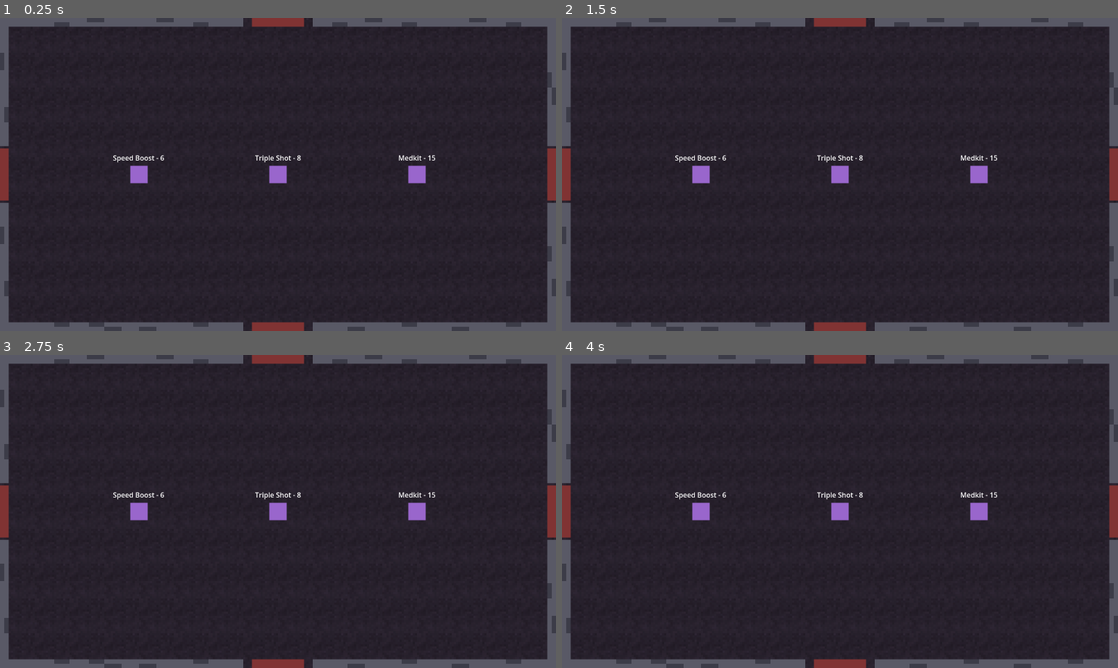
Above: before the commit, frames 1-4 (two rows, left to right).
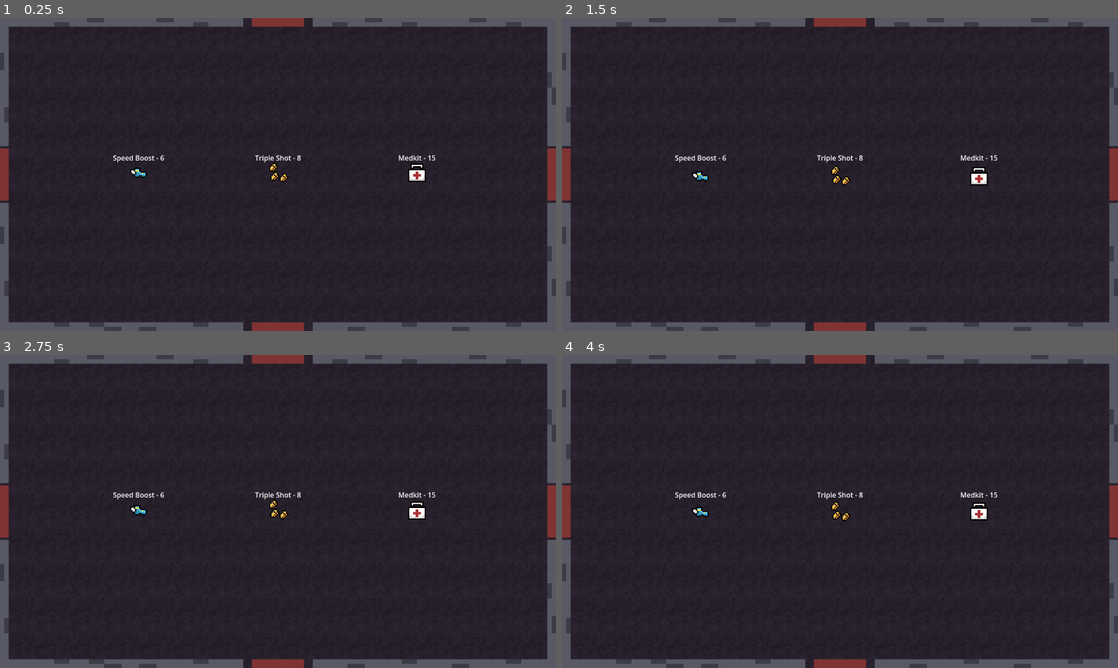
Above: after the commit, the same moments.

Repository: s4hlo/movie-jam
Game: Godot game, scene res://scenes/rooms/room_shop.tscn
Two runs of this game, one before a commit and one after it. Both use one fixed random seed, a clock stepped at 60 frames per second and the inputs below. This scene is started directly instead of the project's main scene.
Inputs (mouse positions are in pixels of both pictures, inside the frame that each line leads up to):
- Up to frame 1 (0.25 s): no input
- Up to frame 2 (1.5 s): move the mouse to (962, 158) at 0.52 s; hold D (move_right) 0.53-1.28 s; tap E (interact) at 0.6 s; move the mouse to (728, 190) at 1.27 s; hold S (move_down) from 1.28 s (still down); click (728, 190) at 1.35 s
- Up to frame 3 (2.75 s): move the mouse to (333, 442) at 2.02 s; release S (move_down) at 2.03 s; hold D (move_right) from 2.03 s (still down); tap E (interact) at 2.1 s
- Up to frame 4 (4 s): move the mouse to (812, 574) at 2.77 s; release D (move_right) at 2.78 s; hold W (move_up) 2.78-3.53 s; click (812, 574) at 2.85 s; move the mouse to (1006, 558) at 3.52 s; hold A (move_left) from 3.53 s (still down); tap E (interact) at 3.6 s

The runs differ from the first frame. In frame 1, 0.6% of the frame differs, in the area x 23-77%, y 46-53%; in frame 2, 0.6%, in the area x 23-77%, y 47-54%; in frame 3, 0.6%; in frame 4, 0.6%.

Commit message:
Sprites dos itens implementados na loja do jogo

Diff:
--- a/scenes/rooms/room_shop.tscn
+++ b/scenes/rooms/room_shop.tscn
@@ -1,8 +1,8 @@
-[gd_scene format=4]
+[gd_scene format=4 uid="uid://b66ivlhkfgl86"]
 
-[ext_resource type="Script" path="res://scripts/room_shop.gd" id="1"]
-[ext_resource type="Texture2D" path="res://assets/tilemap_moviejam.png" id="2_ps7y8"]
-[ext_resource type="PackedScene" path="res://scenes/shop_pedestal.tscn" id="3_pedestal"]
+[ext_resource type="Script" uid="uid://y3wwngx6lc2e" path="res://scripts/room_shop.gd" id="1"]
+[ext_resource type="Texture2D" uid="uid://c2r5sc8nwsh3a" path="res://assets/tilemap_moviejam.png" id="2_ps7y8"]
+[ext_resource type="PackedScene" uid="uid://bmm114xsjofol" path="res://scenes/shop_pedestal.tscn" id="3_pedestal"]
 
 [sub_resource type="TileSetAtlasSource" id="TileSetAtlasSource_xb5b7"]
 texture = ExtResource("2_ps7y8")
@@ -39,72 +39,72 @@
 [sub_resource type="RectangleShape2D" id="v_seg"]
 size = Vector2(20, 300)
 
-[node name="Room" type="Node2D"]
+[node name="Room" type="Node2D" unique_id=19474617]
 script = ExtResource("1")
 
-[node name="Floor" type="TileMapLayer" parent="."]
+[node name="Floor" type="TileMapLayer" parent="." unique_id=251593711]
 scale = Vector2(5, 5)
 tile_map_data = PackedByteArray("AAAAAAAAAAABAAEAAAABAAAAAAABAAEAAAABAAEAAAABAAEAAAACAAEAAAABAAEAAAADAAIAAAABAAEAAAAEAA …(2224 unchanged characters)…
 tile_set = SubResource("TileSet_6egnj")
 
-[node name="WallNorthLeft" type="StaticBody2D" parent="."]
+[node name="WallNorthLeft" type="StaticBody2D" parent="." unique_id=328152207]
 position = Vector2(290, 10)
 
-[node name="Collision" type="CollisionShape2D" parent="WallNorthLeft"]
+[node name="Collision" type="CollisionShape2D" parent="WallNorthLeft" unique_id=1982206676]
 shape = SubResource("h_seg")
 
-[node name="WallNorthRight" type="StaticBody2D" parent="."]
+[node name="WallNorthRight" type="StaticBody2D" parent="." unique_id=1198784436]
 position = Vector2(990, 10)
 
-[node name="Collision" type="CollisionShape2D" parent="WallNorthRight"]
+[node name="Collision" type="CollisionShape2D" parent="WallNorthRight" unique_id=101582878]
 shape = SubResource("h_seg")
 
-[node name="WallSouthLeft" type="StaticBody2D" parent="."]
+[node name="WallSouthLeft" type="StaticBody2D" parent="." unique_id=145591510]
 position = Vector2(290, 710)
 
-[node name="Collision" type="CollisionShape2D" parent="WallSouthLeft"]
+[node name="Collision" type="CollisionShape2D" parent="WallSouthLeft" unique_id=1644705639]
 shape = SubResource("h_seg")
 
-[node name="WallSouthRight" type="StaticBody2D" parent="."]
+[node name="WallSouthRight" type="StaticBody2D" parent="." unique_id=1802949932]
 position = Vector2(990, 710)
 
-[node name="Collision" type="CollisionShape2D" parent="WallSouthRight"]
+[node name="Collision" type="CollisionShape2D" parent="WallSouthRight" unique_id=1314846641]
 shape = SubResource("h_seg")
 
-[node name="WallEastTop" type="StaticBody2D" parent="."]
+[node name="WallEastTop" type="StaticBody2D" parent="." unique_id=346677464]
 position = Vector2(1270, 150)
 
-[node name="Collision" type="CollisionShape2D" parent="WallEastTop"]
+[node name="Collision" type="CollisionShape2D" parent="WallEastTop" unique_id=600583433]
 shape = SubResource("v_seg")
 
-[node name="WallEastBottom" type="StaticBody2D" parent="."]
+[node name="WallEastBottom" type="StaticBody2D" parent="." unique_id=1772581518]
 position = Vector2(1270, 570)
 
-[node name="Collision" type="CollisionShape2D" parent="WallEastBottom"]
+[node name="Collision" type="CollisionShape2D" parent="WallEastBottom" unique_id=2079356197]
 shape = SubResource("v_seg")
 
-[node name="WallWestTop" type="StaticBody2D" parent="."]
+[node name="WallWestTop" type="StaticBody2D" parent="." unique_id=1638960828]
 position = Vector2(10, 150)
 
-[node name="Collision" type="CollisionShape2D" parent="WallWestTop"]
+[node name="Collision" type="CollisionShape2D" parent="WallWestTop" unique_id=1045716906]
 shape = SubResource("v_seg")
 
-[node name="WallWestBottom" type="StaticBody2D" parent="."]
+[node name="WallWestBottom" type="StaticBody2D" parent="." unique_id=1723150993]
 position = Vector2(10, 570)
 
-[node name="Collision" type="CollisionShape2D" parent="WallWestBottom"]
+[node name="Collision" type="CollisionShape2D" parent="WallWestBottom" unique_id=732713220]
 shape = SubResource("v_seg")
 
-[node name="Walls" type="TileMapLayer" parent="."]
+[node name="Walls" type="TileMapLayer" parent="." unique_id=575202815]
 scale = Vector2(5, 5)
 tile_map_data = PackedByteArray("AAAPAAAAAAAFAAIAAAAAAAAAAAAFAAIAAGAAAAgAAAAFAAIAADAPAAgAAAAFAAIAAFAOAAAAAAAFAAEAAAANAA …(560 unchanged characters)…
 tile_set = SubResource("TileSet_6egnj")
 
-[node name="ShopPedestal1" parent="." instance=ExtResource("3_pedestal")]
+[node name="ShopPedestal1" parent="." unique_id=1000087699 instance=ExtResource("3_pedestal")]
 position = Vector2(320, 360)
 
-[node name="ShopPedestal2" parent="." instance=ExtResource("3_pedestal")]
+[node name="ShopPedestal2" parent="." unique_id=1142007840 instance=ExtResource("3_pedestal")]
 position = Vector2(640, 360)
 
-[node name="ShopPedestal3" parent="." instance=ExtResource("3_pedestal")]
+[node name="ShopPedestal3" parent="." unique_id=761933907 instance=ExtResource("3_pedestal")]
 position = Vector2(960, 360)
--- a/scenes/shop_pedestal.tscn
+++ b/scenes/shop_pedestal.tscn
@@ -1,41 +1,36 @@
-[gd_scene format=3]
+[gd_scene format=3 uid="uid://bmm114xsjofol"]
 
-[ext_resource type="Script" path="res://scripts/shop_pedestal.gd" id="1"]
+[ext_resource type="Script" uid="uid://boktpi3uoiabm" path="res://scripts/shop_pedestal.gd" id="1"]
 
 [sub_resource type="CircleShape2D" id="CircleShape2D_1"]
 radius = 60.0
 
-[node name="ShopPedestal" type="Area2D"]
+[node name="ShopPedestal" type="Area2D" unique_id=1620807586]
 collision_layer = 0
-collision_mask = 1
 script = ExtResource("1")
 
-[node name="CollisionShape2D" type="CollisionShape2D" parent="."]
+[node name="CollisionShape2D" type="CollisionShape2D" parent="." unique_id=1743681034]
 shape = SubResource("CircleShape2D_1")
 
-[node name="ItemSprite" type="ColorRect" parent="."]
-offset_left = -20.0
-offset_top = -20.0
-offset_right = 20.0
-offset_bottom = 20.0
-color = Color(0.6, 0.4, 0.8, 1)
+[node name="ItemSprite" type="Sprite2D" parent="." unique_id=1472625011]
+scale = Vector2(3, 3)
 
-[node name="ItemLabel" type="Label" parent="."]
+[node name="ItemLabel" type="Label" parent="." unique_id=1862297479]
 offset_left = -80.0
 offset_top = -50.0
 offset_right = 80.0
 offset_bottom = -30.0
+text = "Item - 0"
 horizontal_alignment = 1
-text = "Item - 0"
 
-[node name="PromptLabel" type="Label" parent="."]
+[node name="PromptLabel" type="Label" parent="." unique_id=1032223739]
 visible = false
 offset_left = -60.0
 offset_top = 25.0
 offset_right = 60.0
 offset_bottom = 45.0
+text = "Aperte E"
 horizontal_alignment = 1
-text = "Aperte E"
 
 [connection signal="body_entered" from="." to="." method="_on_body_entered"]
 [connection signal="body_exited" from="." to="." method="_on_body_exited"]
--- a/scripts/room_shop.gd
+++ b/scripts/room_shop.gd
@@ -1,10 +1,11 @@
 extends "res://scripts/room_base.gd"
 
+const SHEET = preload("res://assets/Items.png")
 const SHOP_ITEMS := {
-	"triple_shot": {"name": "Triple Shot", "price": 8},
-	"speed_boost": {"name": "Speed Boost", "price": 6},
-	"heal_small": {"name": "Bandage", "price": 5},
-	"heal_big": {"name": "Medkit", "price": 15},
+	"triple_shot": {"name": "Triple Shot", "price": 8, "rect": Rect2(0, 16, 16, 16)},
+	"speed_boost": {"name": "Speed Boost", "price": 6, "rect": Rect2(0, 32, 16, 16)},
+	"heal_small": {"name": "Fishies", "price": 5, "rect": Rect2(0, 0, 16, 16)},
+	"heal_big": {"name": "Medkit", "price": 15, "rect": Rect2(16, 0, 16, 16)}
 }
 
 @onready var pedestal1: Area2D = $ShopPedestal1
@@ -28,7 +29,13 @@
 		if i < available_keys.size():
 			var key: String = available_keys[i]
 			var item_data: Dictionary = SHOP_ITEMS[key]
-			pedestals[i].setup(key, item_data["price"], item_data["name"])
+
+			# Criamos o "recorte" da sprite sheet
+			var atlas_tex = AtlasTexture.new()
+			atlas_tex.atlas = SHEET
+			atlas_tex.region = item_data["rect"]
+
+			pedestals[i].setup(key, item_data["price"], item_data["name"], atlas_tex)
 		else:
 			pedestals[i].visible = false
 			pedestals[i].set_process(false)
--- a/scripts/shop_pedestal.gd
+++ b/scripts/shop_pedestal.gd
@@ -5,19 +5,37 @@
 var is_purchased: bool = false
 var player_in_range: bool = false
 
+#animação dos itens
+var float_amplitude: float = 4.0
+var float_speed: float = 3.0
+var start_y: float = 0.0
+var time_passed: float = 0.0
+
 @onready var item_label: Label = $ItemLabel
 @onready var prompt_label: Label = $PromptLabel
-@onready var item_sprite: ColorRect = $ItemSprite
+@onready var item_sprite: Sprite2D = $ItemSprite
 
-func setup(key: String, price: int, display_name: String) -> void:
+func _ready() -> void:
+	# Guarda a posição original do Sprite no eixo Y
+	start_y = item_sprite.position.y
+
+	# Inicia o tempo num ponto aleatório. (para que os itens não flutuem na mesma posição)
+	time_passed = randf() * PI * 2
+
+func setup(key: String, price: int, display_name: String, texture: Texture2D) -> void:
 	item_key = key
 	item_price = price
 	item_label.text = display_name + " - " + str(price)
 	prompt_label.visible = false
+	item_sprite.texture = texture
 
-func _process(_delta: float) -> void:
+func _process(delta: float) -> void:
 	if player_in_range and not is_purchased and Input.is_action_just_pressed("interact"):
 		_try_purchase()
+	if not is_purchased:
+		time_passed += delta * float_speed
+		# Aplica a onda de seno na posição Y do sprite
+		item_sprite.position.y = start_y + (sin(time_passed) * float_amplitude)
 
 func _try_purchase() -> void:
 	var player = get_tree().get_first_node_in_group("player")
